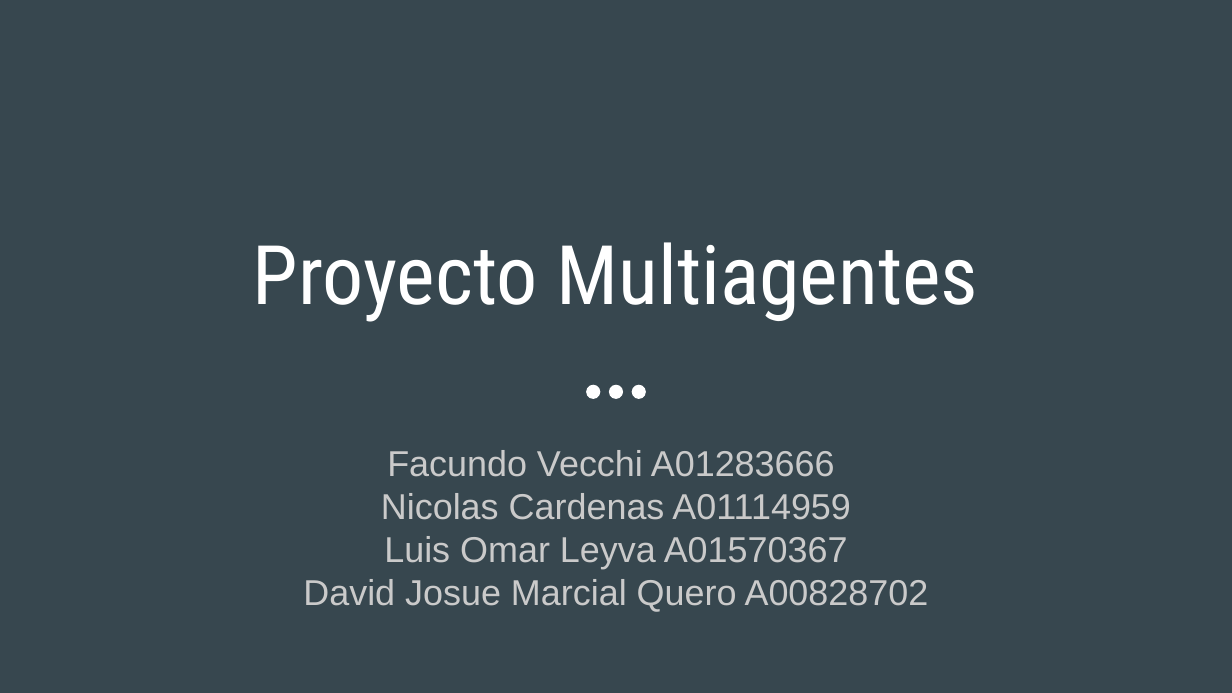
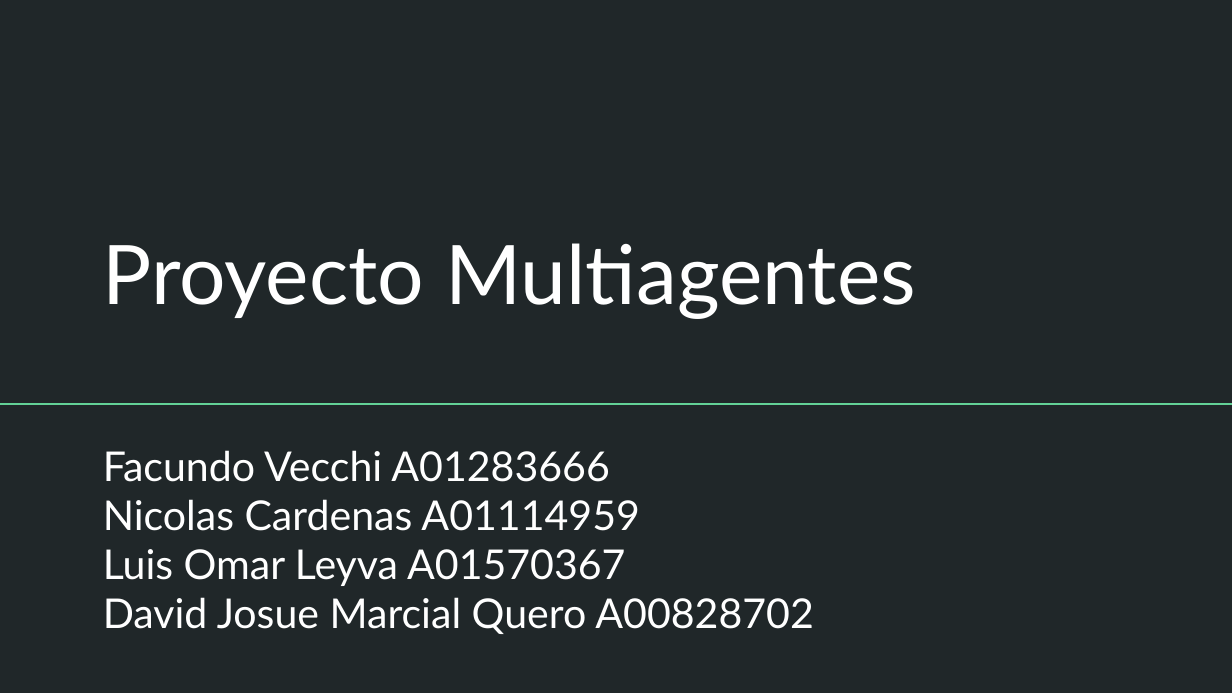
Before and after one commit to NicolasCV/ProyectoMultiagentes, a slide deck: slide 1 of Demostracion/Proyecto Multiagentes Presentacion.pptx. Drawn at 1232x693 pixels with LibreOffice and Linux fonts; fonts in the diff are those of the drawing. Boxes give left, top, right and bottom in pixels: in the first picture for what was removed or moved away, otherwise in the second. Text is boxed around its words. In the diff, an @@ line names an element or a change of style, - is before the commit and + after.

```diff
--- a/Demostracion/Proyecto Multiagentes Presentacion.pptx
+++ b/Demostracion/Proyecto Multiagentes Presentacion.pptx
@@ background #37474F to #202729 @@
@@ title "Proyecto Multiagentes" at <box>103,243,916,319</box>: font Roboto Condensed to Lato; alignment centre to left @@
@@ ellipse removed at <box>586,384,601,399</box> @@
@@ ellipse removed at <box>609,384,623,399</box> @@
@@ ellipse removed at <box>632,384,647,399</box> @@
@@ line added from (0, 404) to (1232, 404), #63D297 1.5 pt @@
@@ subtitle "Facundo Vecchi A01283666" at <box>103,450,813,634</box>: size 21 to 24 pt, font Arial to Lato, text colour #CACACA to #FFFFFF; alignment centre to left @@
```
Also in this commit, not shown: 3 other slides changed, 3 slides added, 1 other file.
